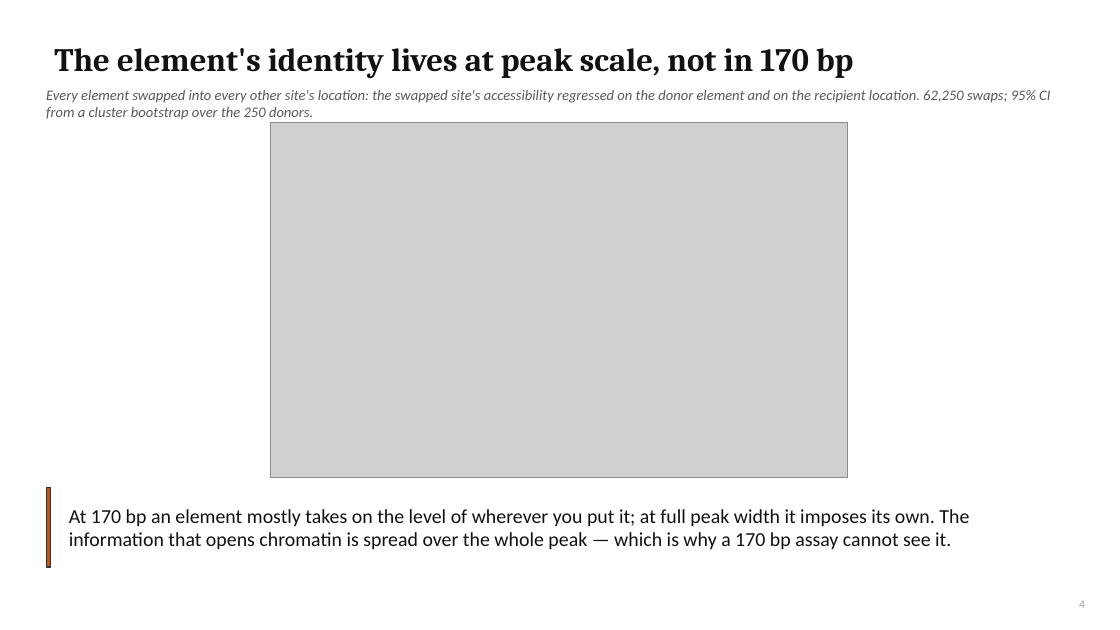
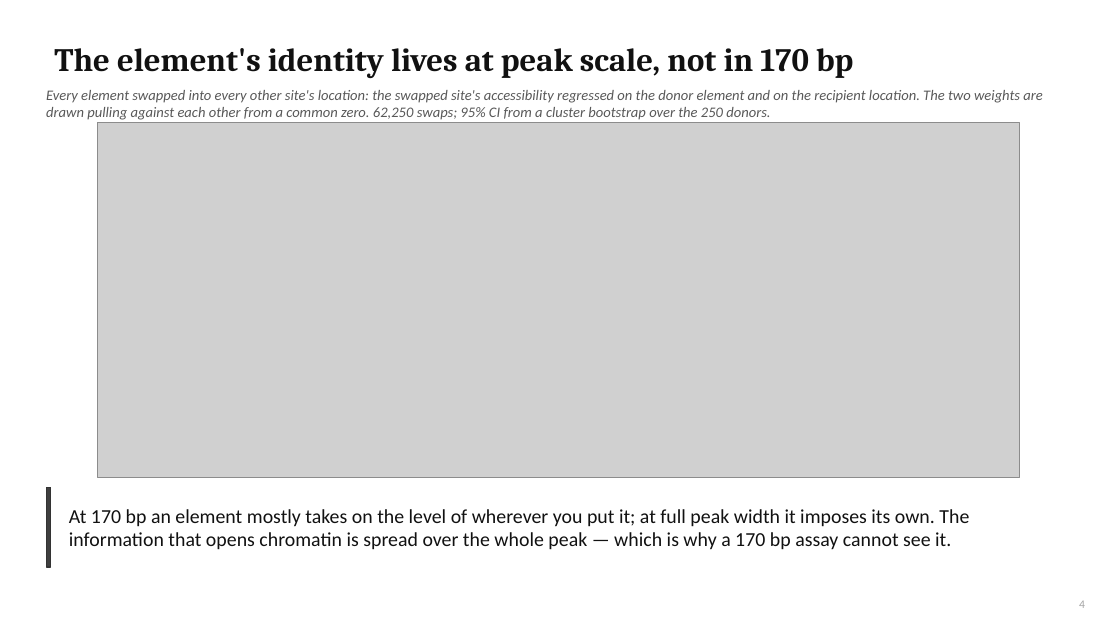
Before and after one commit to cytokine4242/Alpha_Genome_Ap1, a slide deck: slide 4 of Analysis/AP1_fibroblast_lab_meeting.pptx. Drawn at 1120x630 pixels with LibreOffice and Linux fonts; fonts in the diff are those of the drawing; grey boxes stand for pictures. Boxes give left, top, right and bottom in pixels: in the first picture for what was removed or moved away, otherwise in the second. Text is boxed around its words. In the diff, an @@ line names an element or a change of style, - is before the commit and + after.

```diff
--- a/Analysis/AP1_fibroblast_lab_meeting.pptx
+++ b/Analysis/AP1_fibroblast_lab_meeting.pptx
@@ text at box(46, 90, 1042, 120): text changed @@
-Every element swapped into every other site's location: the swapped site's accessibility regressed on the donor element and on the recipient location. 62,250 swaps; 95% CI from a cluster bootstrap over the 250 donors.
+Every element swapped into every other site's location: the swapped site's accessibility regressed on the donor element and on the recipient location. The two weights are drawn pulling against each other from a common zero. 62,250 swaps; 95% CI from a cluster bootstrap over the 250 donors.
@@ picture: place and size @@
-picture at box(271, 123, 848, 477)
+picture at box(97, 123, 1019, 477)
@@ rectangle at box(46, 487, 51, 567): fill #C2551C to #3F3F3F @@
```
Also in this commit, not shown: 4 other slides changed, 1 slide added, 12 other files.
